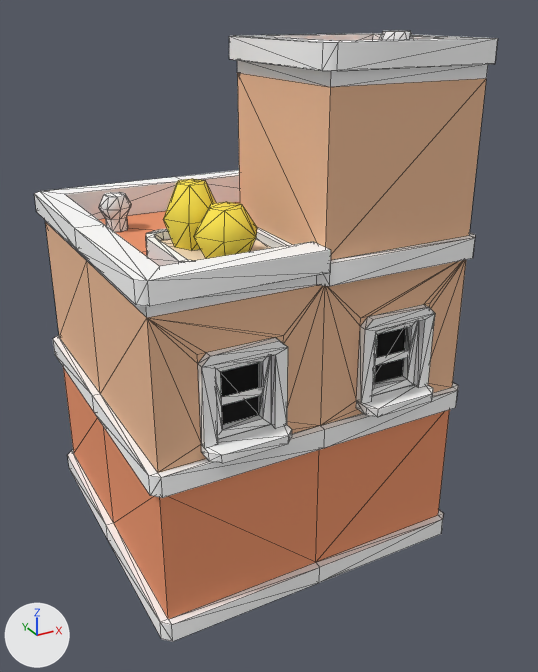
The glTF model assets/kenney/citycommercial/building-d.glb as it was, and as the next commit left it.
Before and after are seen from a camera (50 mm lens) standing at (-0.83, -1.653, 1.338) and looking at (0.04, -0.072, 0.547). The axes (+X, +Y, +Z) are drawn at lower left. The lights are the same throughout. The first picture is the older version. Mesh edges are drawn as thin lines.

The first picture shows 'building-d'.
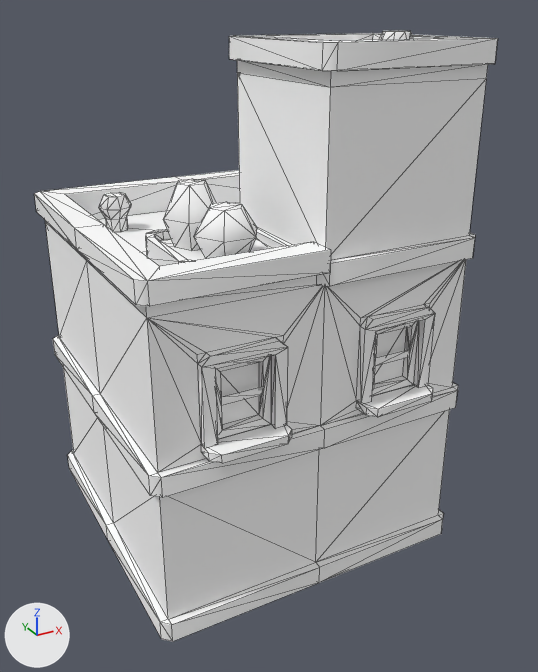
Location of each change, (x1, y1, x2, y2) in pixels of the pictures (538 x 672 px):
'building-d', recoloured (lighter): (45, 33, 487, 625) in both

The edits, one by one:
Material 'colormap.114' (mat_colormap_114) is new.
Its base color is (1.0, 1.0, 1.0) (white #ffffff).
Its roughness is 1.0.
me_building_d has 635 vertices, 1086 faces and spans x -0.42..0.42, y -0.45..0.45, z 0.0..1.293.
me_building_d no longer uses material mat_colormap.
me_building_d gains material mat_colormap_114 (white #ffffff).
